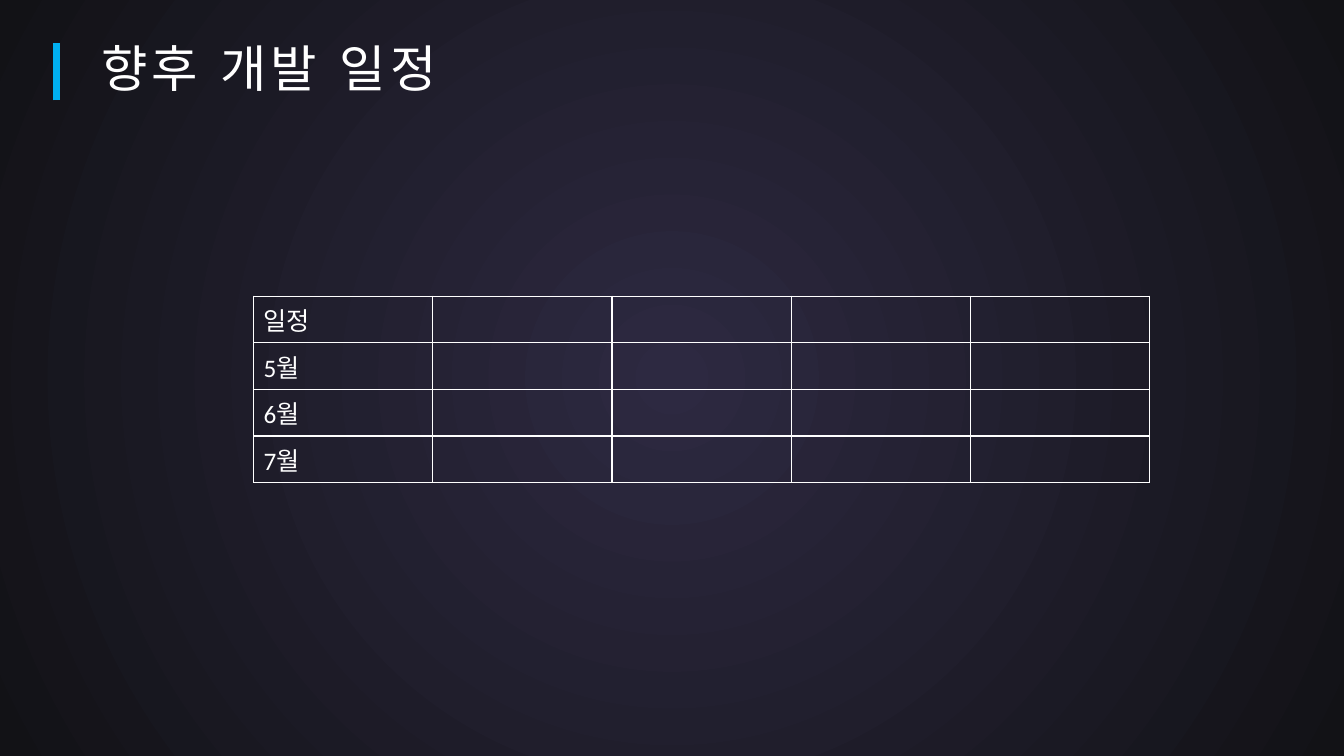
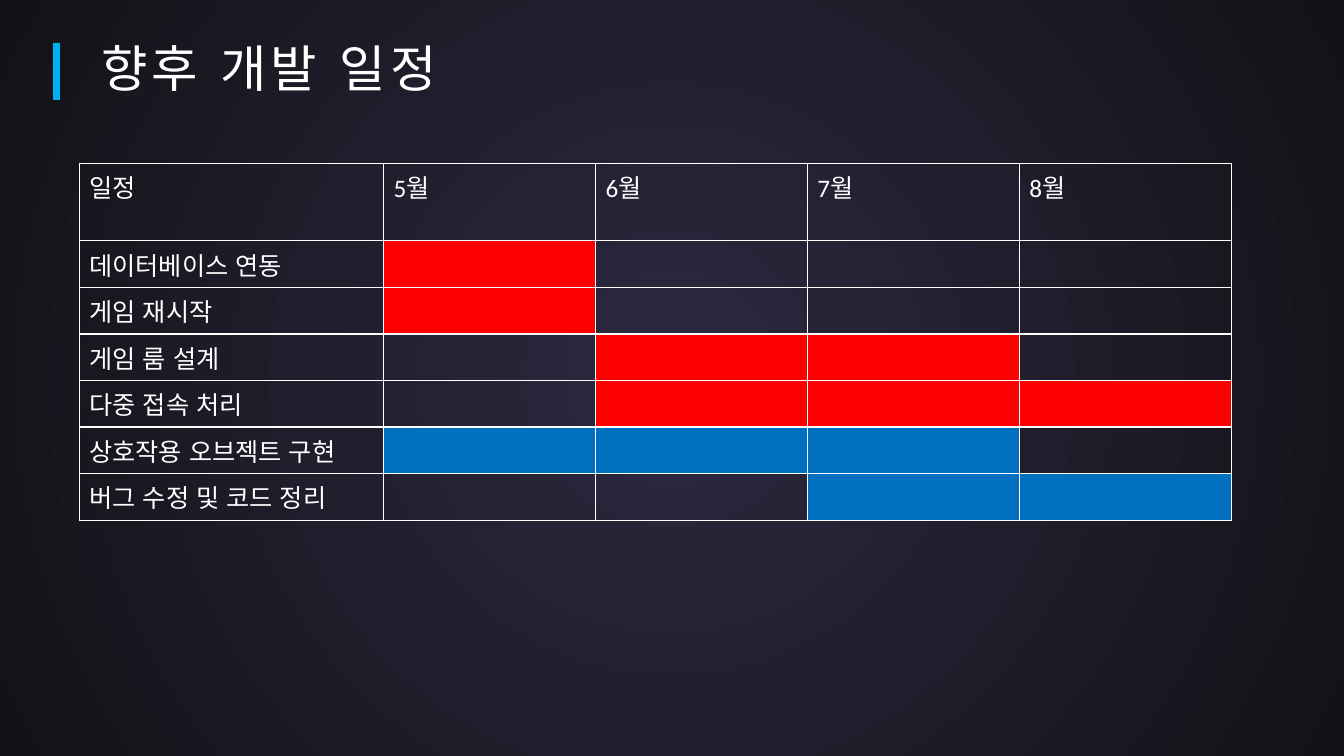
Before and after one commit to SuperTaeJun/GraduationWork, a slide deck: slide 14 of 작업일지 && 졸작자료/중간평가.pptx. Drawn at 1344x756 pixels with LibreOffice and Linux fonts; fonts in the diff are those of the drawing. Boxes give left, top, right and bottom in pixels: in the first picture for what was removed or moved away, otherwise in the second. Text is boxed around its words. In the diff, an @@ line names an element or a change of style, - is before the commit and + after.

```diff
--- a/작업일지 && 졸작자료/중간평가.pptx
+++ b/작업일지 && 졸작자료/중간평가.pptx
@@ table at (80,163,1231,513) @@
-row 1: 일정 |  |  |  | 
-row 2: 5월 |  |  |  | 
-row 3: 6월 |  |  |  | 
-row 4: 7월 |  |  |  | 
+row 1: 일정 | 5월 | 6월 | 7월 | 8월
+row 2: 데이터베이스 연동 |  |  |  | 
+row 3: 게임 재시작 |  |  |  | 
+row 4: 게임 룸 설계 |  |  |  | 
+row 5: 다중 접속 처리 |  |  |  | 
+row 6: 상호작용 오브젝트 구현 |  |  |  | 
+row 7: 버그 수정 및 코드 정리 |  |  |  | 
@@ table: place and size @@
-table at (254,296,1151,476)
+table at (80,163,1231,513)
```
Also in this commit, not shown: 2 other slides changed.
